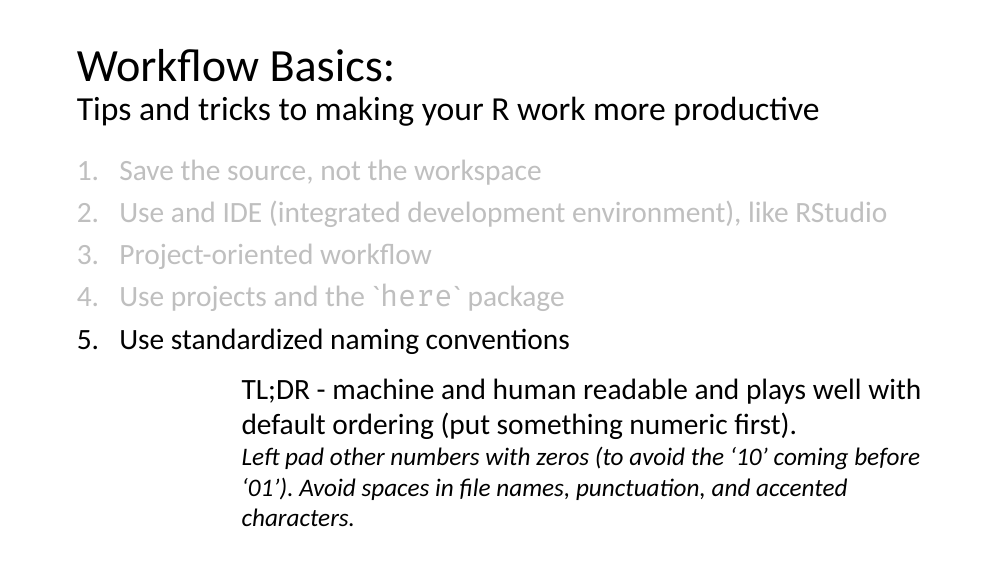
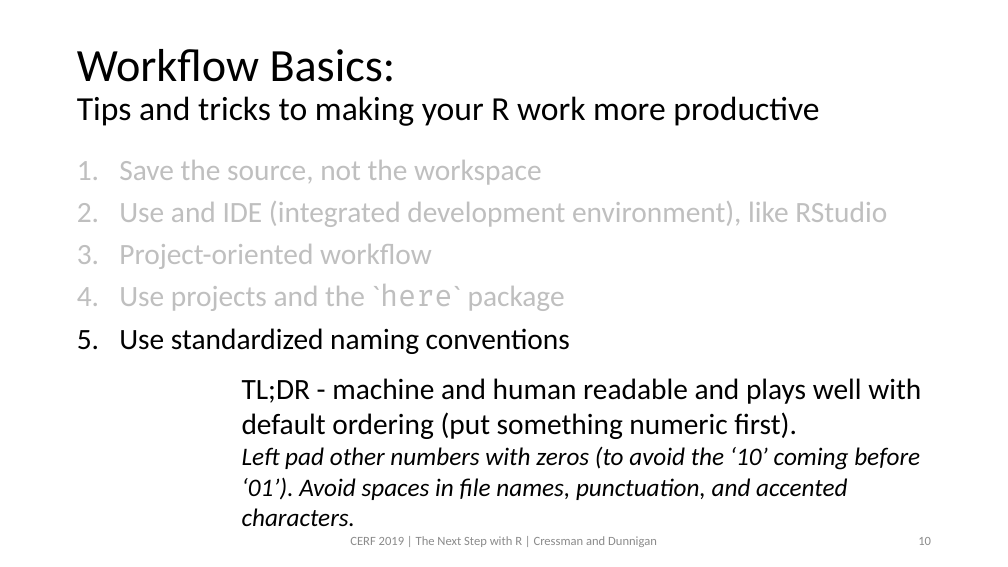
Before and after one commit to swmpkim/2019_CERF, a slide deck: slide 10 of slides/00_Introduction.pptx. Drawn at 1008x567 pixels with LibreOffice and Linux fonts; fonts in the diff are those of the drawing. Boxes give left, top, right and bottom in pixels: in the first picture for what was removed or moved away, otherwise in the second. Text is boxed around its words. In the diff, an @@ line names an element or a change of style, - is before the commit and + after.

```diff
--- a/slides/00_Introduction.pptx
+++ b/slides/00_Introduction.pptx
@@ text added at bbox=[350, 536, 657, 547], 12 pt, text #8C8C8C @@
+CERF 2019 | The Next Step with R | Cressman and Dunnigan
@@ page number added at bbox=[918, 537, 931, 545], 12 pt, text #8C8C8C @@
+10
```
Also in this commit, not shown: 10 other slides changed, 3 slides added, 3 slides removed.
